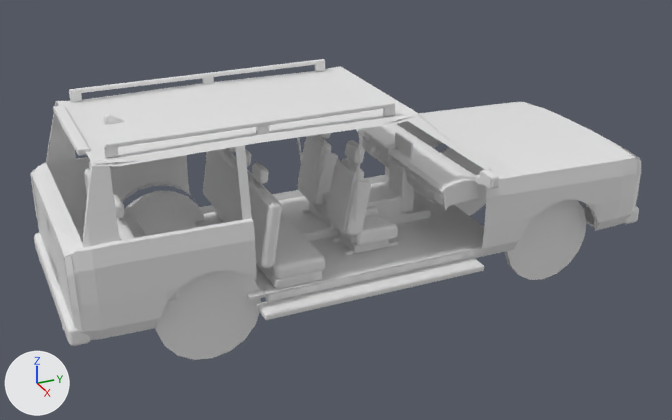
An edit to the OBJ model realweather/src/main/resources/assets/realweather/models/vehicle/suv/body.obj, drawn before and after from the same camera.
One viewpoint serves both versions: a 50 mm camera at (7.68, -3.57, 4.58) aimed at (0.06, -0.14, 0.77). Lighting does not change. The marker at lower left points along +X, +Y and +Z. The first picture is the older version. Materials are left out; every surface is plain grey. Where no turn or scale is listed for an object, it has been applied to the vertices.

The first picture shows 'body'.
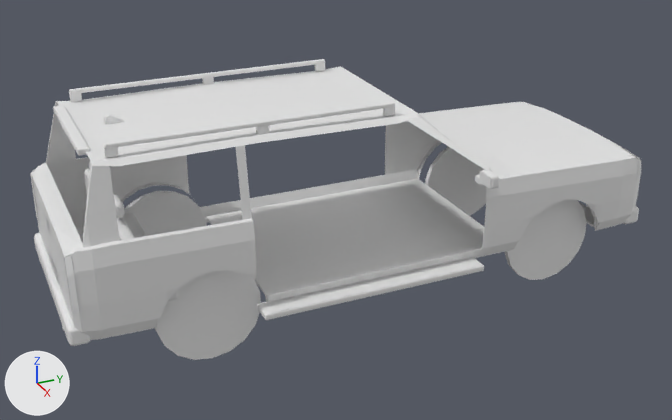
Location of each change, (x1, y1, x2, y2) in pixels of the pictures (672 x 420 px):
part 1 of me_body, deleted
    before: (94, 67, 483, 300)

What the commit changed:
me_body is used by ob_body; location (0.0, 0.0, 0.0).
me_body had 7077 vertices, 6520 faces and spanned x -1.24..1.24, y -2.91..2.89, z -0.06..2.06.
me_body now has 2304 vertices, 1964 faces and spans x -1.24..1.24, y -2.91..2.89, z -0.06..2.06.
me_body part 1: 84 loose pieces with 4773 vertices, spanning x -0.92..0.92, y -2.53..1.1, z 0.49..1.94, are deleted.
